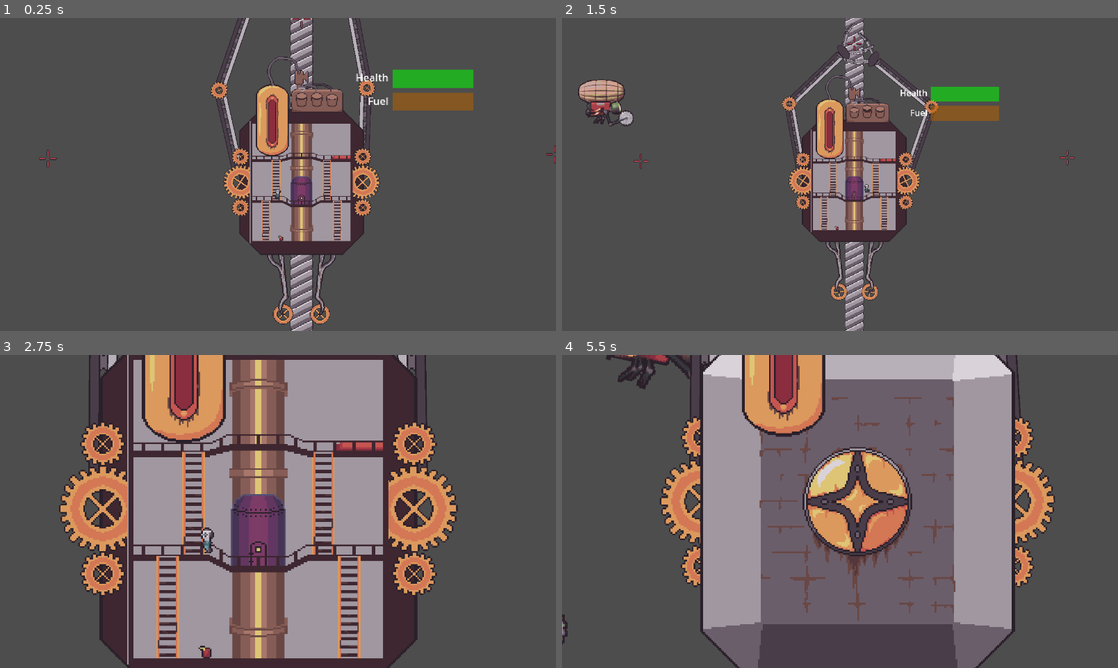
Above: before the commit, frames 1-4 (two rows, left to right).
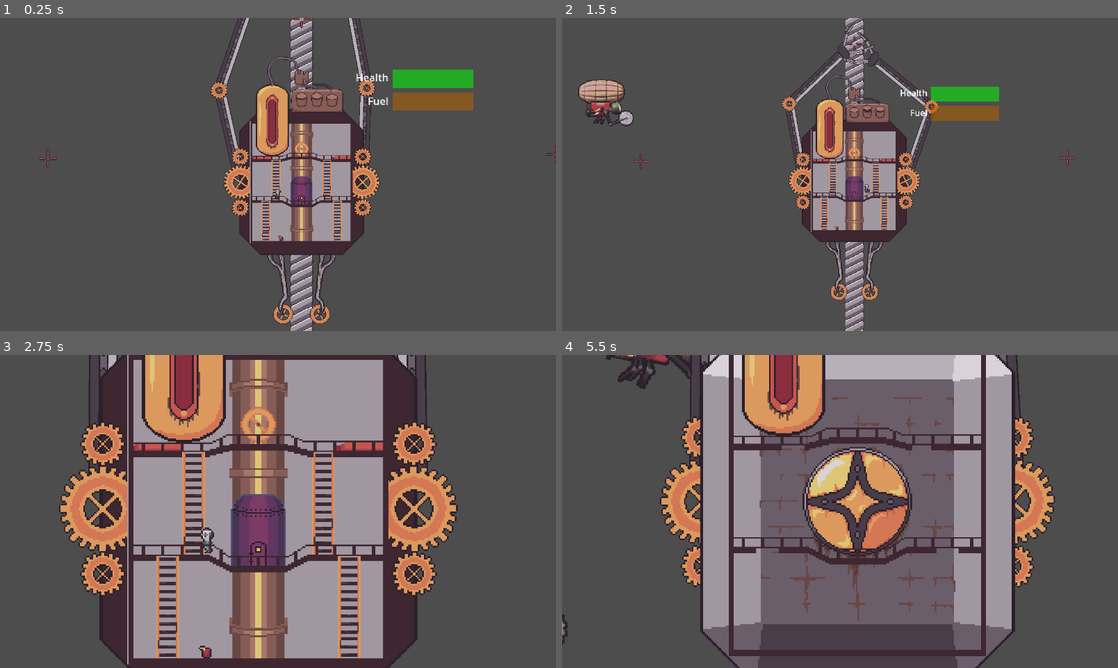
Above: after the commit, the same moments.

Repository: Popcornmotte/elevatorpitch
Game: Godot game, scene res://Scenes/World/test_scenes.tscn
The game is run twice, just before and just after one commit, with the same random seed, the same clock (stepped at 60 frames per second) and the same inputs. This scene is started directly instead of the project's main scene. Sound files missing from this copy of the repository are replaced by a short silence.
Inputs (mouse positions are in pixels of both pictures, inside the frame that each line leads up to):
- Up to frame 1 (0.25 s): no input
- Up to frame 2 (1.5 s): move the mouse to (962, 158) at 0.52 s; hold W (W) 0.53-1.28 s; hold D (right) from 0.53 s (still down); tap E (interact) at 0.8, 1.35 s; move the mouse to (728, 190) at 1.27 s
- Up to frame 3 (2.75 s): tap W (W) at 1.55 s; move the mouse to (333, 442) at 2.02 s; release D (right) at 2.03 s; hold A (left) from 2.03 s (still down); hold Space (Fling) from 2.03 s (still down); tap E (interact) at 2.3 s
- Up to frame 4 (5.5 s): move the mouse to (812, 574) at 2.77 s; release A (left) at 2.78 s; release Space (Fling) at 2.78 s; hold D (right) 2.78-4.28 s; click (812, 574) at 2.85 s; tap W (W) at 3.05, 4.55 s; move the mouse to (1006, 558) at 3.52 s; hold W (W) 3.53-4.28 s; tap E (interact) at 3.8, 4.35, 5.3 s; move the mouse to (673, 464) at 4.27 s; hold A (left) 4.28-5.03 s; move the mouse to (867, 511) at 5.02 s; hold D (right) from 5.03 s (still down); hold W (W) from 5.03 s (still down)

The runs differ from the first frame. In frame 1, 1.7% of the frame differs, in the area x 45-63%, y 0-100%; in frame 2, 0.8%; in frame 3, 0.6%; in frame 4, 4.2%, in the area x 30-77%, y 0-97%.

Commit message:
fuel logic and drop zones

Diff:
--- a/Scenes/Objects/drop_zone.tscn
+++ b/Scenes/Objects/drop_zone.tscn
@@ -15,8 +15,8 @@
 
 [node name="Area2D" type="Area2D" parent="."]
 position = Vector2(-16, 16)
-collision_layer = 64
-collision_mask = 64
+collision_layer = 192
+collision_mask = 192
 
 [node name="CollisionShape2D" type="CollisionShape2D" parent="Area2D"]
 position = Vector2(16, -24)
--- a/Scenes/Objects/elevator.tscn
+++ b/Scenes/Objects/elevator.tscn
@@ -384,7 +384,6 @@
 position = Vector2(97, 0)
 rotation = 0.387332
 rest = Transform2D(0.92592, 0.377719, -0.377719, 0.92592, 97, 0)
-metadata/_local_pose_override_enabled_ = true
 
 [node name="GearSprite" type="Sprite2D" parent="Arms/SkeletonIK_Right/GearBone"]
 visible = false
@@ -394,7 +393,6 @@
 [node name="UpperArmBone" type="Bone2D" parent="Arms/SkeletonIK_Right/GearBone"]
 position = Vector2(7.00004, -1.14441e-05)
 rest = Transform2D(1, 0, 0, 1, 7, 0)
-metadata/_local_pose_override_enabled_ = true
 
 [node name="UpperArmSprite" type="Sprite2D" parent="Arms/SkeletonIK_Right/GearBone/UpperArmBone"]
 z_index = -2
@@ -406,7 +404,6 @@
 rotation = -0.174533
 scale = Vector2(1, 1)
 rest = Transform2D(0.737913, -0.674895, 0.674895, 0.737913, 128, 0)
-metadata/_local_pose_override_enabled_ = true
 
 [node name="LowerArmSprite" type="Sprite2D" parent="Arms/SkeletonIK_Right/GearBone/UpperArmBone/LowerArmBone"]
 z_index = -2
@@ -429,7 +426,6 @@
 position = Vector2(128, 0)
 rotation = 0.289078
 rest = Transform2D(0.930478, 0.366254, -0.366254, 0.930478, 128.007, 0.000183105)
-metadata/_local_pose_override_enabled_ = true
 
 [node name="Claw" type="AnimatableBody2D" parent="Arms/SkeletonIK_Right/GearBone/UpperArmBone/LowerArmBone/ClawBone"]
 collision_layer = 0
@@ -452,7 +448,6 @@
 rotation = -3.14159
 scale = Vector2(0.999891, 0.999891)
 rest = Transform2D(-0.642719, 0.76596, -0.76596, -0.642719, -96, 0)
-metadata/_local_pose_override_enabled_ = true
 
 [node name="GearSprite" type="Sprite2D" parent="Arms/SkeletonIK_Left/GearBone"]
 visible = false
@@ -462,7 +457,6 @@
 [node name="UpperArmBone" type="Bone2D" parent="Arms/SkeletonIK_Left/GearBone"]
 position = Vector2(7.00006, -1.52588e-05)
 rest = Transform2D(1, 0, 0, 1, 7.00006, -1.52588e-05)
-metadata/_local_pose_override_enabled_ = true
 
 [node name="UpperArmSprite" type="Sprite2D" parent="Arms/SkeletonIK_Left/GearBone/UpperArmBone"]
 z_index = -2
@@ -473,7 +467,6 @@
 position = Vector2(128.002, 6.10352e-05)
 rotation = 0.616101
 rest = Transform2D(0.984808, -0.173648, 0.173648, 0.984808, 128.002, 6.10352e-05)
-metadata/_local_pose_override_enabled_ = true
 
 [node name="LowerArmSprite" type="Sprite2D" parent="Arms/SkeletonIK_Left/GearBone/UpperArmBone/LowerArmBone"]
 z_index = -2
@@ -496,7 +489,6 @@
 position = Vector2(128, -1.52588e-05)
 rotation = -0.199482
 rest = Transform2D(0.980169, -0.198162, 0.198162, 0.980169, 128, -1.52588e-05)
-metadata/_local_pose_override_enabled_ = true
 
 [node name="Claw" type="AnimatableBody2D" parent="Arms/SkeletonIK_Left/GearBone/UpperArmBone/LowerArmBone/ClawBone"]
 collision_layer = 0
--- a/Scenes/Objects/engine_button.tscn
+++ b/Scenes/Objects/engine_button.tscn
@@ -1,22 +1,25 @@
 [gd_scene load_steps=4 format=3 uid="uid://d4md5bf5sqqwi"]
 
-[ext_resource type="Script" path="res://Scripts/generic_interactable.gd" id="1_5uulx"]
-[ext_resource type="Texture2D" uid="uid://b20giq74dmd5u" path="res://icon.svg" id="2_qkrji"]
+[ext_resource type="Script" path="res://Scripts/engine_button.gd" id="1_ie1q2"]
+[ext_resource type="Texture2D" uid="uid://m830w4nr8s5o" path="res://Assets/Sprites/InteriorObjects/engine_button.png" id="2_ekfib"]
 
 [sub_resource type="CircleShape2D" id="CircleShape2D_q0atl"]
-radius = 89.0225
+radius = 16.0
 
 [node name="Engine_button" type="Node2D"]
-script = ExtResource("1_5uulx")
+script = ExtResource("1_ie1q2")
 
 [node name="Sprite2D" type="Sprite2D" parent="."]
-texture = ExtResource("2_qkrji")
+position = Vector2(0, 53)
+texture = ExtResource("2_ekfib")
 
 [node name="Area2D" type="Area2D" parent="."]
+position = Vector2(0, 8)
 collision_layer = 0
 collision_mask = 16
 
 [node name="CollisionShape2D" type="CollisionShape2D" parent="Area2D"]
+position = Vector2(0, -8)
 shape = SubResource("CircleShape2D_q0atl")
 
 [connection signal="body_entered" from="Area2D" to="." method="_on_area_2d_body_entered"]
--- a/Scenes/Objects/fuel.tscn
+++ b/Scenes/Objects/fuel.tscn
@@ -4,29 +4,29 @@
 [ext_resource type="Texture2D" uid="uid://d4fvj3u3xidli" path="res://Assets/Sprites/InteriorObjects/gas_can.png" id="2_rkycm"]
 
 [sub_resource type="RectangleShape2D" id="RectangleShape2D_a1o2j"]
-size = Vector2(16, 16)
+size = Vector2(16, 12)
 
 [sub_resource type="CircleShape2D" id="CircleShape2D_cgooh"]
-radius = 8.0
+radius = 16.4924
 
 [node name="Fuel" type="RigidBody2D" groups=["fuel"]]
-collision_layer = 0
-collision_mask = 16
+collision_layer = 128
+collision_mask = 128
 script = ExtResource("1_ueekk")
 
 [node name="Sprite2D" type="Sprite2D" parent="."]
 texture = ExtResource("2_rkycm")
 
 [node name="CollisionShape2D" type="CollisionShape2D" parent="."]
-position = Vector2(0, -4)
+visibility_layer = 0
+position = Vector2(0, -2)
 shape = SubResource("RectangleShape2D_a1o2j")
 
 [node name="Area2D" type="Area2D" parent="."]
-collision_layer = 64
-collision_mask = 80
+collision_layer = 128
+collision_mask = 160
 
 [node name="CollisionShape2D" type="CollisionShape2D" parent="Area2D"]
-visible = false
 position = Vector2(0, -4)
 shape = SubResource("CircleShape2D_cgooh")
 
--- a/Scenes/Objects/interior.tscn
+++ b/Scenes/Objects/interior.tscn
@@ -7,6 +7,7 @@
 [ext_resource type="Texture2D" uid="uid://dop4ylnwhqvof" path="res://Assets/Sprites/InteriorObjects/floor.png" id="5_wfh41"]
 [ext_resource type="PackedScene" uid="uid://bkgkwoq7n22lu" path="res://Scenes/Objects/drop_zone.tscn" id="7_bsp3f"]
 [ext_resource type="PackedScene" uid="uid://c63a8jhcdui3s" path="res://Scenes/Objects/fuel.tscn" id="7_p0a0g"]
+[ext_resource type="PackedScene" uid="uid://d4md5bf5sqqwi" path="res://Scenes/Objects/engine_button.tscn" id="8_5pu4c"]
 [ext_resource type="PackedScene" uid="uid://dytc0ic6y3uun" path="res://Scenes/Objects/arm_station.tscn" id="9_lvdt6"]
 
 [sub_resource type="RectangleShape2D" id="RectangleShape2D_gqa2i"]
@@ -64,8 +65,8 @@
 
 [node name="Lower" type="StaticBody2D" parent="floor/edges"]
 position = Vector2(0, 96)
-collision_layer = 48
-collision_mask = 16
+collision_layer = 176
+collision_mask = 176
 metadata/_edit_lock_ = true
 
 [node name="CollisionShape2D" type="CollisionShape2D" parent="floor/edges/Lower"]
@@ -75,7 +76,7 @@
 [node name="Upper" type="StaticBody2D" parent="floor/edges"]
 position = Vector2(0, -93)
 collision_layer = 16
-collision_mask = 16
+collision_mask = 144
 metadata/_edit_lock_ = true
 
 [node name="CollisionShape2D" type="CollisionShape2D" parent="floor/edges/Upper"]
@@ -86,7 +87,7 @@
 [node name="Left" type="StaticBody2D" parent="floor/edges"]
 position = Vector2(-78, 1)
 collision_layer = 16
-collision_mask = 16
+collision_mask = 144
 metadata/_edit_lock_ = true
 
 [node name="CollisionShape2D" type="CollisionShape2D" parent="floor/edges/Left"]
@@ -97,7 +98,7 @@
 [node name="Right" type="StaticBody2D" parent="floor/edges"]
 position = Vector2(79, 0)
 collision_layer = 16
-collision_mask = 16
+collision_mask = 144
 metadata/_edit_lock_ = true
 
 [node name="CollisionShape2D" type="CollisionShape2D" parent="floor/edges/Right"]
@@ -110,8 +111,8 @@
 
 [node name="middle" type="StaticBody2D" parent="floor/firstFloor"]
 position = Vector2(0, 37)
-collision_layer = 16
-collision_mask = 16
+collision_layer = 144
+collision_mask = 176
 metadata/_edit_lock_ = true
 
 [node name="CollisionShape2D" type="CollisionShape2D" parent="floor/firstFloor/middle"]
@@ -119,8 +120,8 @@
 metadata/_edit_lock_ = true
 
 [node name="rightLeft" type="StaticBody2D" parent="floor/firstFloor"]
-collision_layer = 48
-collision_mask = 48
+collision_layer = 176
+collision_mask = 176
 metadata/_edit_lock_ = true
 
 [node name="CollisionShape2D2" type="CollisionShape2D" parent="floor/firstFloor/rightLeft"]
@@ -130,8 +131,8 @@
 
 [node name="rightRight" type="StaticBody2D" parent="floor/firstFloor"]
 position = Vector2(54, 30)
-collision_layer = 16
-collision_mask = 16
+collision_layer = 144
+collision_mask = 176
 metadata/_edit_lock_ = true
 
 [node name="CollisionShape2D" type="CollisionShape2D" parent="floor/firstFloor/rightRight"]
@@ -141,8 +142,8 @@
 
 [node name="leftLeft" type="StaticBody2D" parent="floor/firstFloor"]
 position = Vector2(-63, 30)
-collision_layer = 16
-collision_mask = 16
+collision_layer = 144
+collision_mask = 176
 metadata/_edit_lock_ = true
 
 [node name="CollisionShape2D" type="CollisionShape2D" parent="floor/firstFloor/leftLeft"]
@@ -152,8 +153,8 @@
 [node name="slantedRight" type="StaticBody2D" parent="floor/firstFloor"]
 position = Vector2(17, 37)
 rotation = -0.814402
-collision_layer = 16
-collision_mask = 16
+collision_layer = 144
+collision_mask = 176
 
 [node name="CollisionShape2D" type="CollisionShape2D" parent="floor/firstFloor/slantedRight"]
 position = Vector2(7.02708, 1.61868)
@@ -162,8 +163,8 @@
 
 [node name="slantedLeft" type="StaticBody2D" parent="floor/firstFloor"]
 position = Vector2(-31, 30)
-collision_layer = 16
-collision_mask = 16
+collision_layer = 144
+collision_mask = 176
 
 [node name="CollisionShape2D" type="CollisionShape2D" parent="floor/firstFloor/slantedLeft"]
 position = Vector2(8, 4)
@@ -173,8 +174,8 @@
 
 [node name="leftRight" type="StaticBody2D" parent="floor/firstFloor"]
 position = Vector2(-39, 30)
-collision_layer = 48
-collision_mask = 48
+collision_layer = 176
+collision_mask = 176
 metadata/_edit_lock_ = true
 
 [node name="CollisionShape2D" type="CollisionShape2D" parent="floor/firstFloor/leftRight"]
@@ -186,8 +187,8 @@
 
 [node name="middle" type="StaticBody2D" parent="floor/secondFloor"]
 position = Vector2(0, -38)
-collision_layer = 16
-collision_mask = 16
+collision_layer = 176
+collision_mask = 176
 metadata/_edit_lock_ = true
 
 [node name="CollisionShape2D" type="CollisionShape2D" parent="floor/secondFloor/middle"]
@@ -196,8 +197,8 @@
 
 [node name="right" type="StaticBody2D" parent="floor/secondFloor"]
 position = Vector2(54, -34)
-collision_layer = 16
-collision_mask = 16
+collision_layer = 144
+collision_mask = 176
 metadata/_edit_lock_ = true
 
 [node name="CollisionShape2D" type="CollisionShape2D" parent="floor/secondFloor/right"]
@@ -206,8 +207,8 @@
 
 [node name="left" type="StaticBody2D" parent="floor/secondFloor"]
 position = Vector2(-54, -34)
-collision_layer = 16
-collision_mask = 16
+collision_layer = 144
+collision_mask = 176
 metadata/_edit_lock_ = true
 
 [node name="CollisionShape2D" type="CollisionShape2D" parent="floor/secondFloor/left"]
@@ -216,8 +217,8 @@
 
 [node name="slantedRight" type="StaticBody2D" parent="floor/secondFloor"]
 position = Vector2(18, -38)
-collision_layer = 16
-collision_mask = 16
+collision_layer = 176
+collision_mask = 176
 
 [node name="CollisionShape2D" type="CollisionShape2D" parent="floor/secondFloor/slantedRight"]
 position = Vector2(6, 1)
@@ -225,8 +226,8 @@
 shape = SubResource("CapsuleShape2D_ecwf1")
 
 [node name="slantedLeft" type="StaticBody2D" parent="floor/secondFloor"]
-collision_layer = 16
-collision_mask = 16
+collision_layer = 176
+collision_mask = 176
 metadata/_edit_lock_ = true
 
 [node name="CollisionShape2D" type="CollisionShape2D" parent="floor/secondFloor/slantedLeft"]
@@ -249,8 +250,8 @@
 [node name="Ladder" parent="." instance=ExtResource("3_uk7bk")]
 position = Vector2(40, -3)
 
-[node name="DropZone" parent="." instance=ExtResource("7_bsp3f")]
-position = Vector2(62, -40)
+[node name="DropZoneRight" parent="." instance=ExtResource("7_bsp3f")]
+position = Vector2(63, -39)
 
 [node name="Fuel" parent="." instance=ExtResource("7_p0a0g")]
 position = Vector2(-33, 68)
@@ -258,5 +259,12 @@
 [node name="ArmStation" parent="." instance=ExtResource("9_lvdt6")]
 position = Vector2(0, 2)
 
+[node name="Engine_button" parent="." instance=ExtResource("8_5pu4c")]
+position = Vector2(0, -52)
+
 [node name="Floor" type="Sprite2D" parent="."]
+z_index = 2
 texture = ExtResource("5_wfh41")
+
+[node name="DropZoneLeft" parent="." instance=ExtResource("7_bsp3f")]
+position = Vector2(-64, -39)
--- a/Scripts/Elevator.gd
+++ b/Scripts/Elevator.gd
@@ -2,15 +2,16 @@
 class_name Elevator
 
 var health = 100
-var fuel = 100.0
+
 var lost = false
 var speed = 0.0
 
 @export var healthBar : Node2D
 @export var fuelBar : Node2D
 @export var controlArms:bool #make it accessible whether or not the arms are being controlled
-
+@export var moving:bool=true
 @onready var targets = $Arms/Targets
+@export var fuel = 100.0
 
 func _enter_tree():
 	Global.elevator = self
@@ -52,6 +53,10 @@
 
 func decrease_fuel(delta):
 	fuel -= delta
+	if fuel<=0:
+		moving=false#stop elevator when there is no fuel available
+	else:
+		moving=true
 	update_fuel()
 	pass
 
--- a/Scripts/Legs.gd
+++ b/Scripts/Legs.gd
@@ -8,7 +8,7 @@
 
 # Called every frame. 'delta' is the elapsed time since the previous frame.
 func _process(delta):
-	if Input.is_action_pressed("W"):
+	if Global.elevator.moving:
 		$wheelL.rotation += 5*delta
 		$wheelR.rotation -= 5*delta
 		for child in $Cable.get_children():
--- a/Scripts/drop_zone.gd
+++ b/Scripts/drop_zone.gd
@@ -11,6 +11,8 @@
 	for item in fuel:
 		item.free()
 
+func _return_fuel_count():
+	return fuel.size()
 func _on_area_2d_body_entered(body):
 	print(body.get_name())
 	if body.is_in_group("fuel"):
--- /dev/null
+++ b/Scripts/engine_button.gd
@@ -0,0 +1,31 @@
+extends Node2D
+
+
+@export var interactionWith : Node2D
+@export var sprite : Node2D
+@onready var dropeZoneRight=get_node("../DropZoneRight")
+@onready var dropeZoneLeft=get_node("../DropZoneLeft")
+var collided=false
+var newFuel=0
+
+func _interact_with_dropZones():
+	newFuel=dropeZoneRight._return_fuel_count()+dropeZoneLeft._return_fuel_count()
+	dropeZoneRight._remove_fuel()
+	if Global.elevator:#make sure that elevator exists, so that the interior scene can still be used for debugging
+		Global.elevator.fuel+=newFuel
+		print("Updated fuel: ",Global.elevator.fuel)
+
+# Called every frame. 'delta' is the elapsed time since the previous frame.
+func _process(delta):
+	if collided and Input.is_action_just_pressed("interact"):
+		print("interact")# here the .use function of the corresponding object should be called
+		_interact_with_dropZones()
+
+func _on_area_2d_body_entered(body):
+	if body.name == "player":
+		collided=true
+
+
+func _on_area_2d_body_exited(body):
+	if body.name == "player":
+		collided=false
--- a/Scripts/fuel.gd
+++ b/Scripts/fuel.gd
@@ -2,6 +2,7 @@
 
 var connected=false
 var collided=false
+var dropZone=false
 @export var lerpSpeed=5
 @onready var lerpTarget= get_node("../player")
 # Called when the node enters the scene tree for the first time.
@@ -20,6 +21,9 @@
 	set_collision_layer_value(1,true)
 	gravity_scale=1
 	connected=false
+	if dropZone:#dropped in dropZome, dont make player collide with the fuel anymore
+			set_collision_layer_value(1,false)
+
 # this function ensures that the object has to interacted with in its range
 func manageConnection():
 	if not connected and collided and Input.is_action_just_pressed("interact"):
@@ -39,7 +43,11 @@
 	if body.name=="player":
 		collided=true
 		lerpTarget=body.get_node("target")
+	if body.name=="DropZone":
+		dropZone=true
 
 func _on_area_2d_body_exited(body):
 	if body.name=="player":
 		collided=false
+	if body.name=="DropZone":
+		dropZone=false
Binary file added: Assets/Sprites/InteriorObjects/engine_button.png
Not shown, added: Assets/Sprites/InteriorObjects/engine_button.png.import
Binary file changed: Assets/Sprites/InteriorObjects/interior.aseprite
Not shown: 1 places in Scenes/Objects/interior.tscn that only renumber resources
